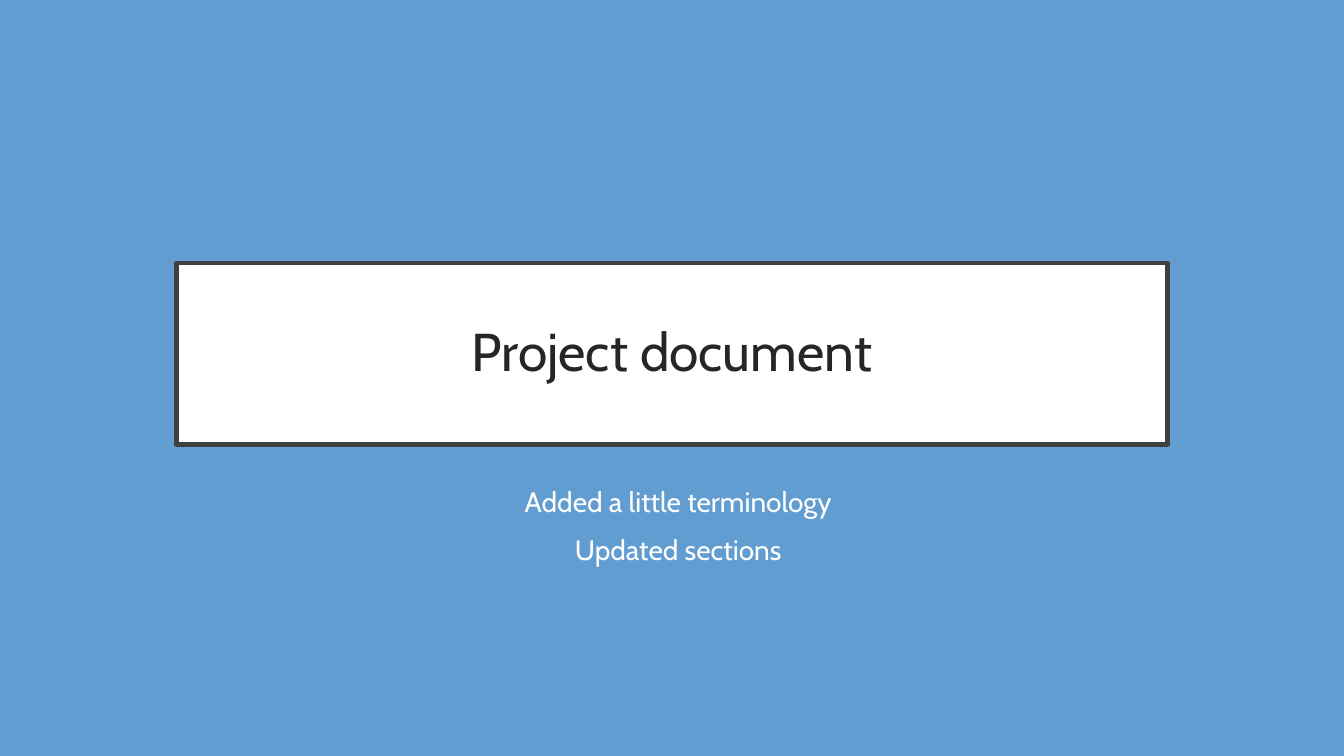
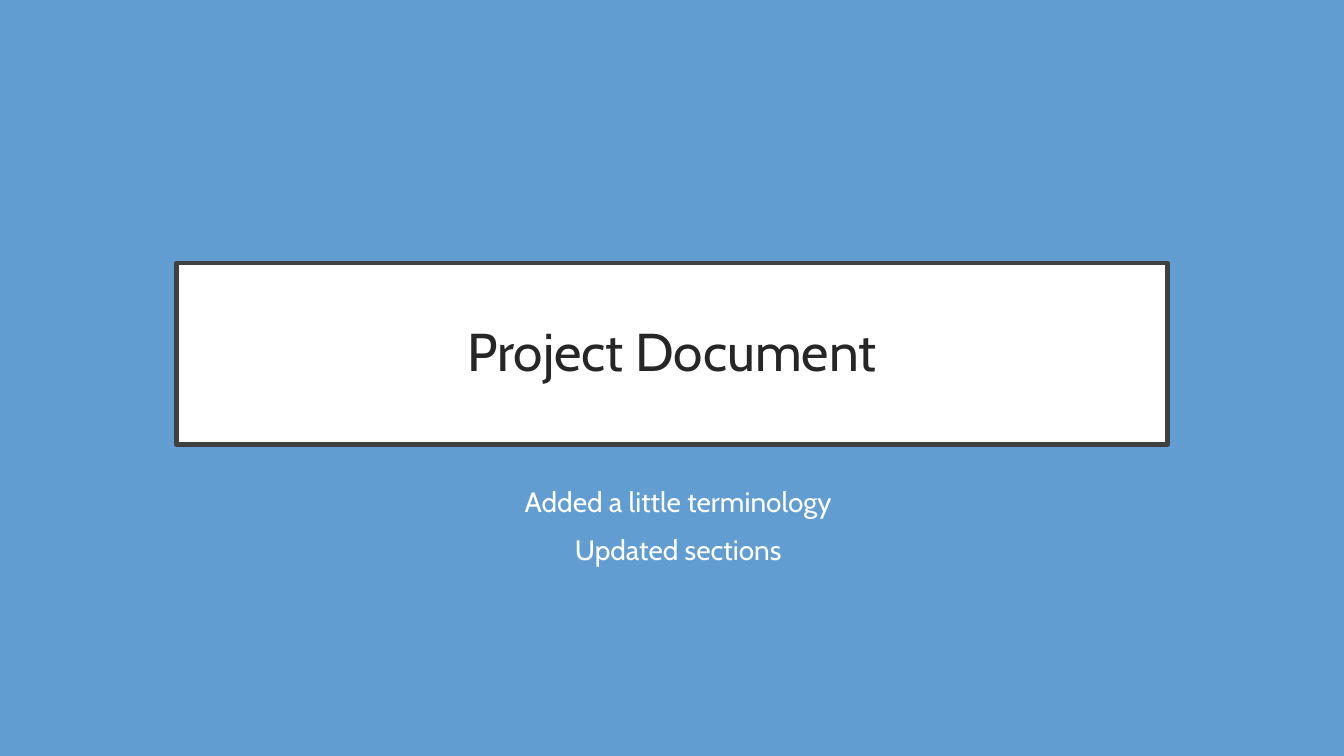
Before and after one commit to Thatawesomeguy4/FiddlePracticeAppCPSC4910, a slide deck: slide 4 of Fid'Lin Presentation2.pptx. Drawn at 1344x756 pixels with LibreOffice and Linux fonts; fonts in the diff are those of the drawing. Boxes give left, top, right and bottom in pixels: in the first picture for what was removed or moved away, otherwise in the second. Text is boxed around its words. In the diff, an @@ line names an element or a change of style, - is before the commit and + after.

```diff
--- a/Fid'Lin Presentation2.pptx
+++ b/Fid'Lin Presentation2.pptx
@@ title at [467, 333, 877, 383]: text changed @@
-Project document
+Project Document
```
Also in this commit, not shown: 1 other slide changed, 1 slide added.
